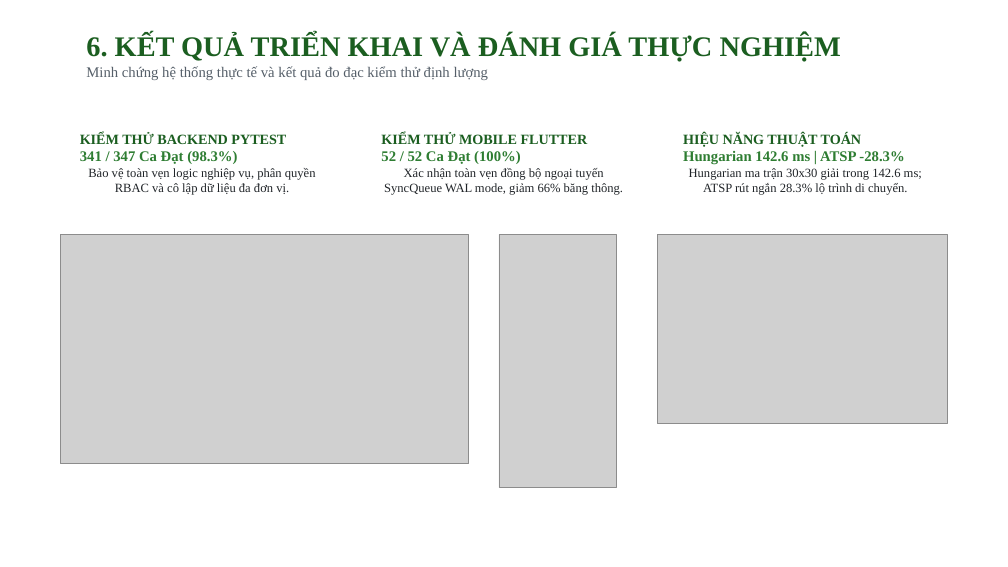
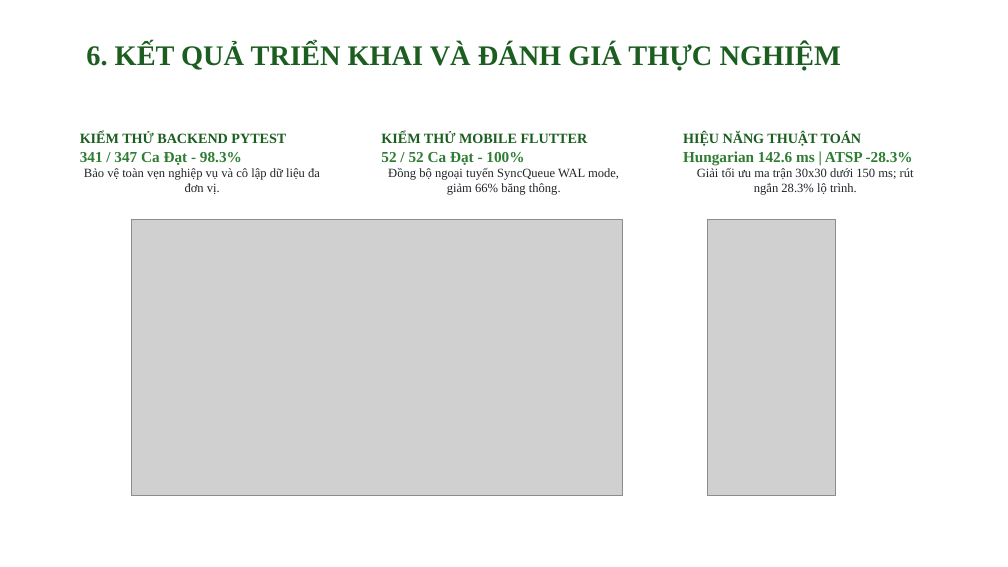
Before and after one commit to kietvo5924/eam-enterprise-assset-management2, a slide deck: slide 7 of docs/DO_AN_TOT_NGHIEP_EAM_THUYET_TRINH.pptx. Drawn at 1008x567 pixels with LibreOffice and Linux fonts; fonts in the diff are those of the drawing; grey boxes stand for pictures. Boxes give left, top, right and bottom in pixels: in the first picture for what was removed or moved away, otherwise in the second. Text is boxed around its words. In the diff, an @@ line names an element or a change of style, - is before the commit and + after.

```diff
--- a/docs/DO_AN_TOT_NGHIEP_EAM_THUYET_TRINH.pptx
+++ b/docs/DO_AN_TOT_NGHIEP_EAM_THUYET_TRINH.pptx
@@ text at (86, 66, 489, 80): paragraph removed @@
-Minh chứng hệ thống thực tế và kết quả đo đạc kiểm thử định lượng
@@ rounded rectangle "KIỂM THỬ MOBILE FLUTTER 52 ...": place and size @@
-rounded rectangle "KIỂM THỬ MOBILE FLUTTER 52 ..." at (381, 133, 623, 195)
+rounded rectangle "KIỂM THỬ MOBILE FLUTTER 52 ..." at (362, 102, 646, 219)
@@ text at (80, 132, 320, 194): text changed @@
-KIỂM THỬ BACKEND PYTEST
-341 / 347 Ca Đạt (98.3%)
-Bảo vệ toàn vẹn logic nghiệp vụ, phân quyền RBAC và cô lập dữ liệu đa đơn vị.
+KIỂM THỬ BACKEND PYTEST
+341 / 347 Ca Đạt - 98.3%
+Bảo vệ toàn vẹn nghiệp vụ và cô lập dữ liệu đa đơn vị.
@@ text in rounded rectangle at (381, 132, 619, 195): text changed @@
-KIỂM THỬ MOBILE FLUTTER
-52 / 52 Ca Đạt (100%)
-Xác nhận toàn vẹn đồng bộ ngoại tuyến SyncQueue WAL mode, giảm 66% băng thông.
+KIỂM THỬ MOBILE FLUTTER
+52 / 52 Ca Đạt - 100%
+Đồng bộ ngoại tuyến SyncQueue WAL mode, giảm 66% băng thông.
@@ text at (683, 132, 914, 195): text changed @@
-HIỆU NĂNG THUẬT TOÁN
-Hungarian 142.6 ms | ATSP ‑28.3%
-Hungarian ma trận 30x30 giải trong 142.6 ms; ATSP rút ngắn 28.3% lộ trình di chuyển.
+HIỆU NĂNG THUẬT TOÁN
+Hungarian 142.6 ms | ATSP -28.3%
+Giải tối ưu ma trận 30x30 dưới 150 ms; rút ngắn 28.3% lộ trình.
@@ picture: place and size @@
-picture at (60, 234, 469, 464)
+picture at (132, 219, 622, 495)
@@ picture removed at (658, 234, 948, 424) @@
@@ picture: place and size @@
-picture at (499, 234, 616, 488)
+picture at (708, 219, 836, 495)
```
Also in this commit, not shown: 6 other slides changed, 9 other files.
